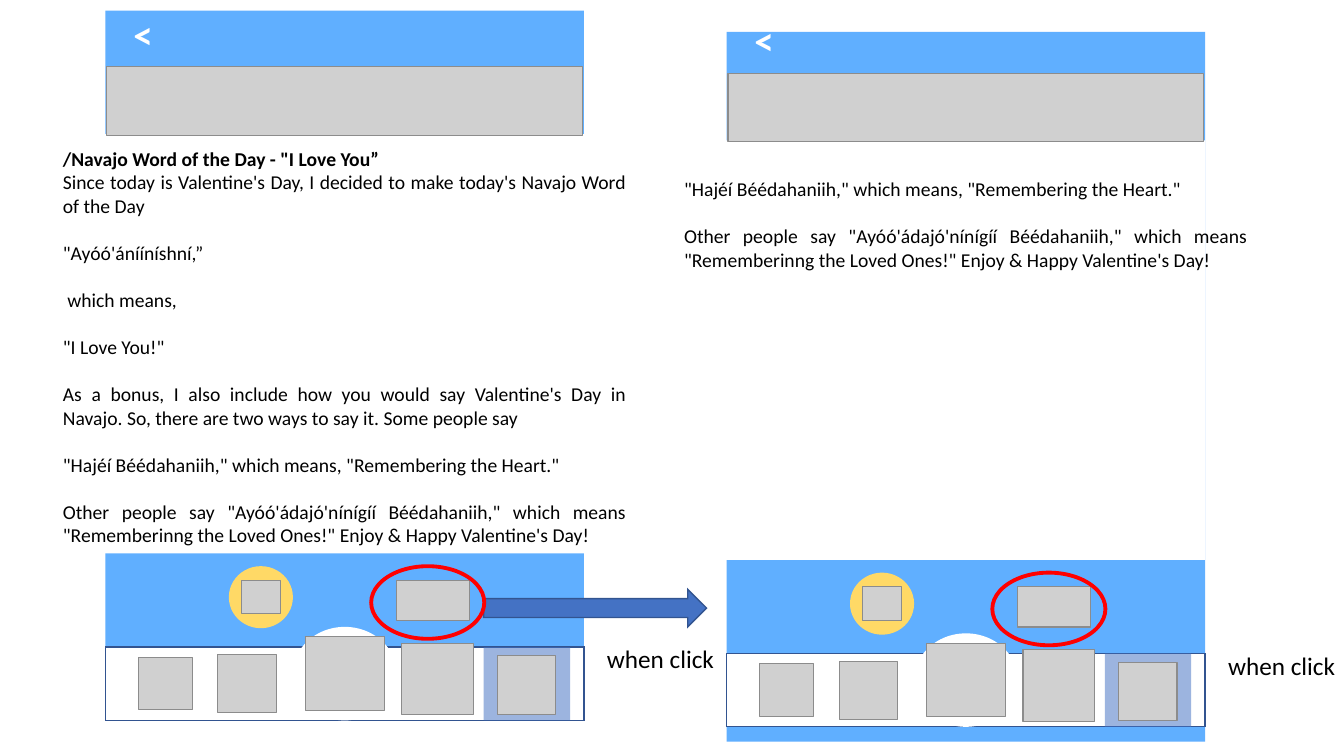
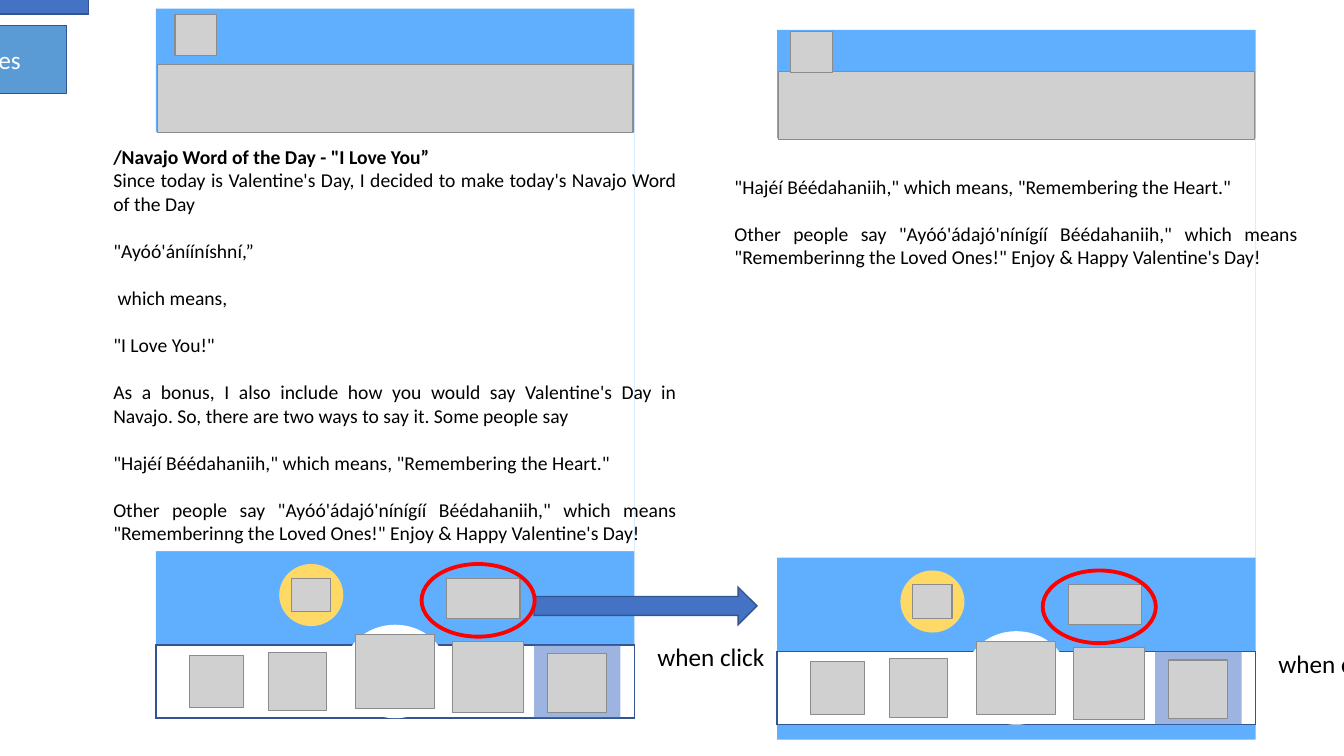
Before and after one commit to liumcse/GuageLand, a slide deck: slide 14 of src/common/prototype/design_fossasia.pptx (slide 12 before the commit). Drawn at 1344x756 pixels with LibreOffice and Linux fonts; fonts in the diff are those of the drawing; grey boxes stand for pictures. Boxes give left, top, right and bottom in pixels: in the first picture for what was removed or moved away, otherwise in the second. Text is boxed around its words. In the diff, an @@ line names an element or a change of style, - is before the commit and + after.

```diff
--- a/src/common/prototype/design_fossasia.pptx
+++ b/src/common/prototype/design_fossasia.pptx
@@ rectangle added at box(0, 0, 89, 14), fill #4472C4, outline #325491 1 pt, 18 pt, text #FFFFFF @@
+Profile
@@ rectangle added at box(0, 25, 67, 94), fill #5B9BD5, outline #325491 1 pt, 18 pt, text #FFFFFF @@
+Circles
@@ text removed at box(123, 5, 193, 63) @@
-<
@@ 2 pictures, 1 rectangle: place and size @@
-2 pictures, 1 rectangle at box(106, 11, 1204, 721)
+2 pictures, 1 rectangle at box(156, 8, 1254, 718)
@@ picture added at box(175, 14, 217, 55) @@
@@ text removed at box(745, 11, 815, 69) @@
-<
@@ picture added at box(791, 31, 833, 73) @@
@@ 14 pictures, 7 rectangles, 6 ellipses, 4 texts, 1 right arrow: place and size @@
-14 pictures, 7 rectangles, 6 ellipses, 4 texts, 1 right arrow at box(63, 32, 1335, 742)
+14 pictures, 7 rectangles, 6 ellipses, 4 texts, 1 right arrow at box(113, 30, 1335, 740)
```
Also in this commit, not shown: 7 other slides changed, 3 slides added, 1 slide removed, 3 other files.
